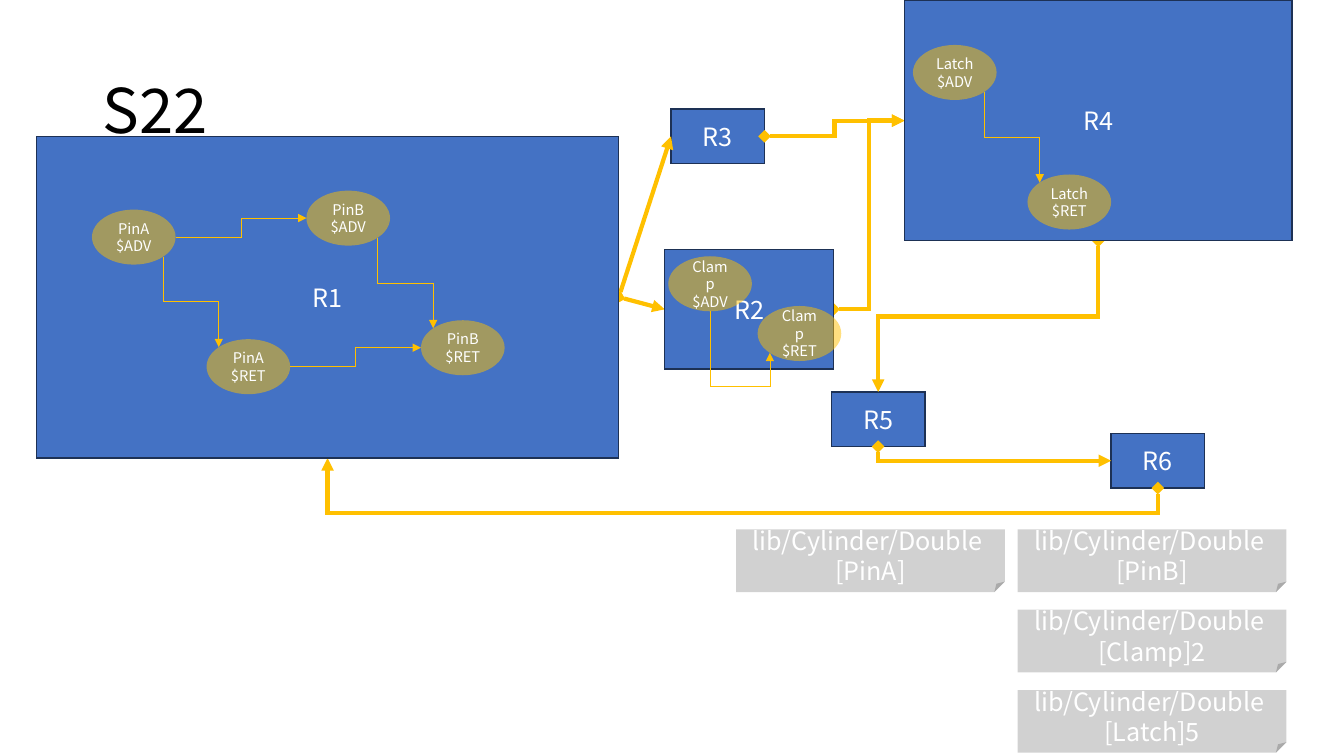
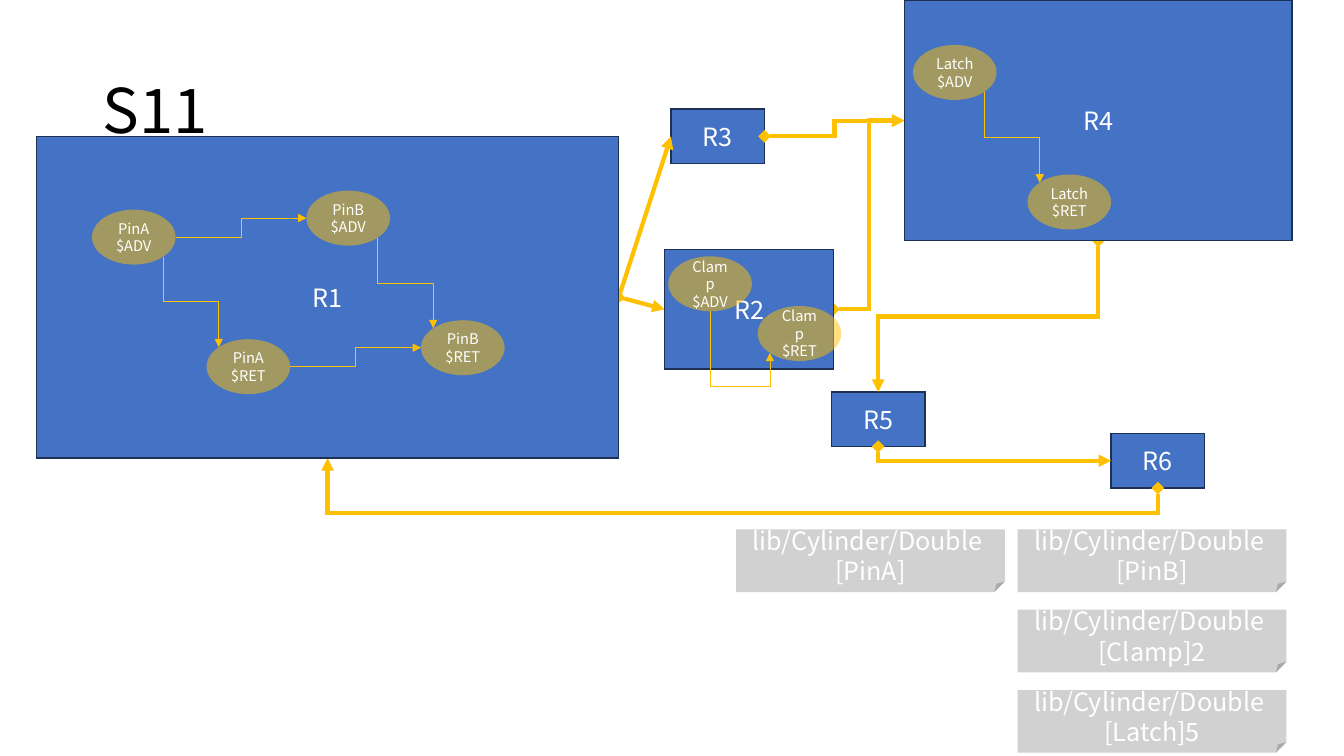
Before and after one commit to DualsoftDev/ds, a slide deck: slide 8 of DsDotNet/src/UnitTest/UnitTest.Model/ImportOfficeExample/Sample/s.pptx. Drawn at 1344x756 pixels with LibreOffice and Linux fonts; fonts in the diff are those of the drawing. Boxes give left, top, right and bottom in pixels: in the first picture for what was removed or moved away, otherwise in the second. Text is boxed around its words. In the diff, an @@ line names an element or a change of style, - is before the commit and + after.

```diff
--- a/DsDotNet/src/UnitTest/UnitTest.Model/ImportOfficeExample/Sample/s.pptx
+++ b/DsDotNet/src/UnitTest/UnitTest.Model/ImportOfficeExample/Sample/s.pptx
@@ title at bbox=[102, 87, 207, 149]: text changed @@
-S22
+S11
```
Also in this commit, not shown: 2 other slides changed, 1 slide added, 12 other files.
